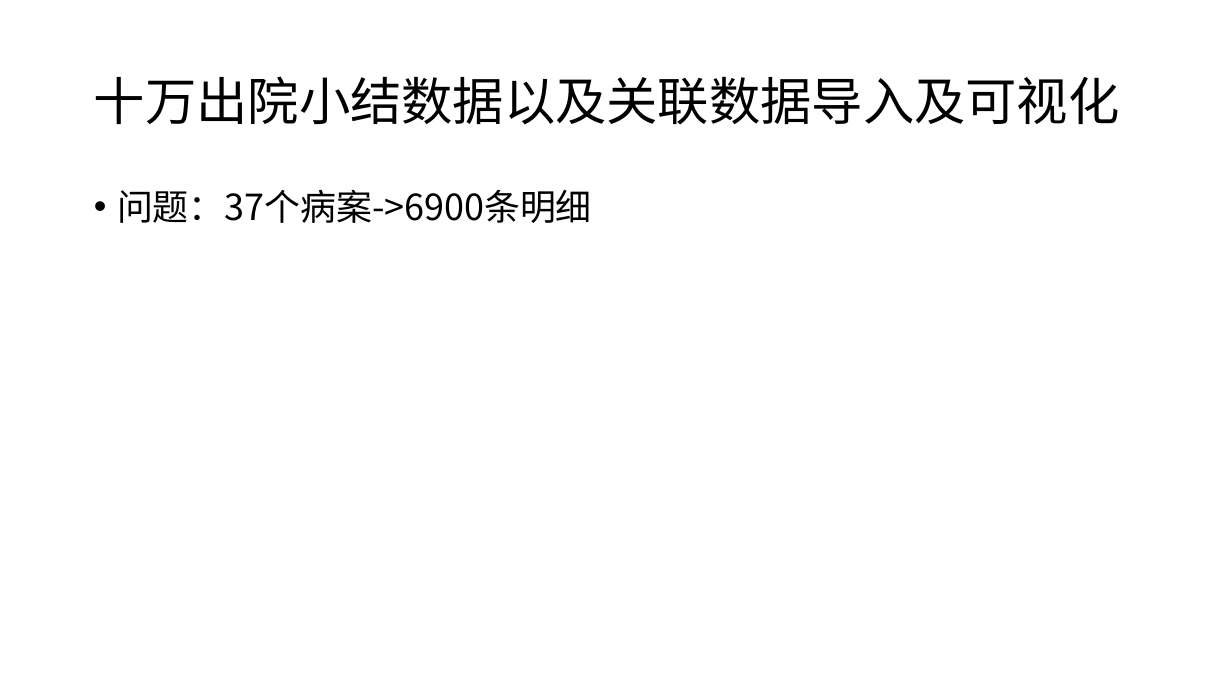
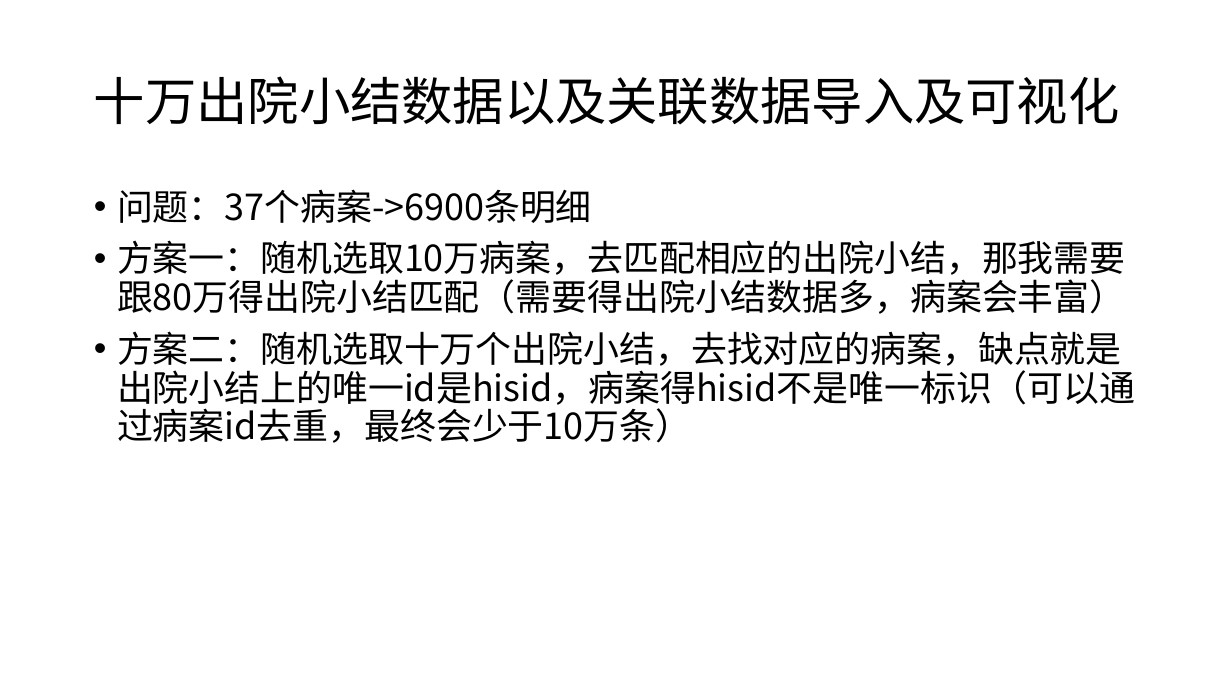
Before and after one commit to zmy1103/GNN_-, a slide deck: slide 8 of 病案库构建/病案库构建方案.pptx. Drawn at 1232x693 pixels with LibreOffice and Linux fonts; fonts in the diff are those of the drawing. Boxes give left, top, right and bottom in pixels: in the first picture for what was removed or moved away, otherwise in the second. Text is boxed around its words. In the diff, an @@ line names an element or a change of style, - is before the commit and + after.

```diff
--- a/病案库构建/病案库构建方案.pptx
+++ b/病案库构建/病案库构建方案.pptx
@@ text at [117,240,1136,443]: paragraphs added @@
+• 方案一：随机选取10万病案，去匹配相应的出院小结，那我需要跟80万得出院小结匹配（需要得出院小结数据多，病案会丰富）
+• 方案二：随机选取十万个出院小结，去找对应的病案，缺点就是出院小结上的唯一id是hisid，病案得hisid不是唯一标识（可以通过病案id去重，最终会少于10万条）
```
Also in this commit, not shown: 1 other slide changed, 1 slide added, 2 other files.
